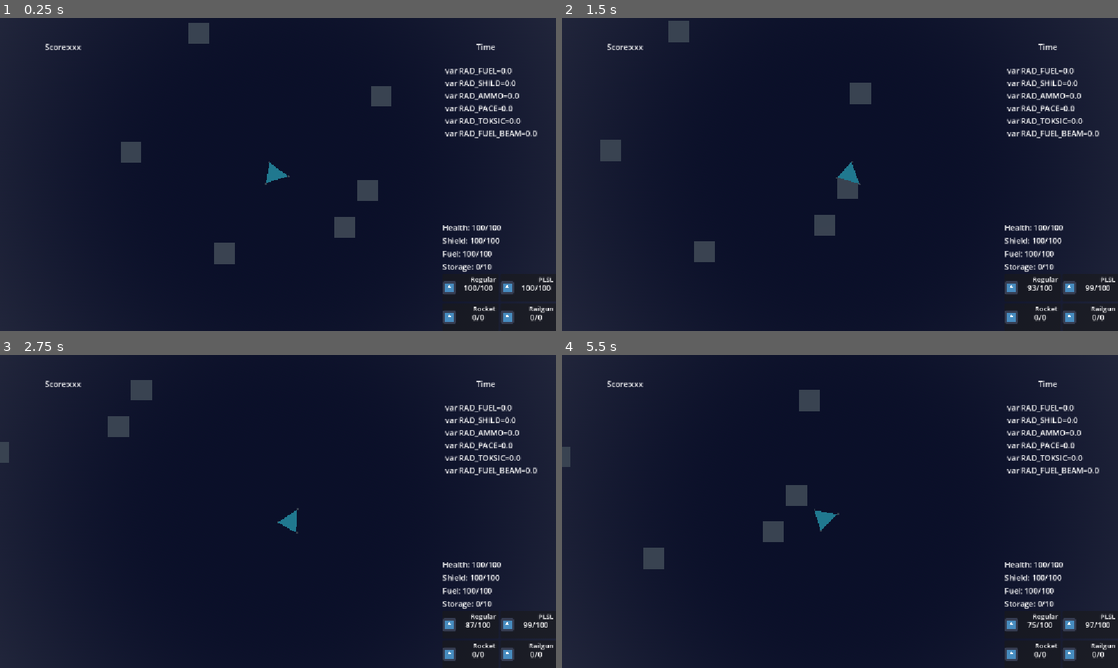
Above: before the commit, frames 1-4 (two rows, left to right).
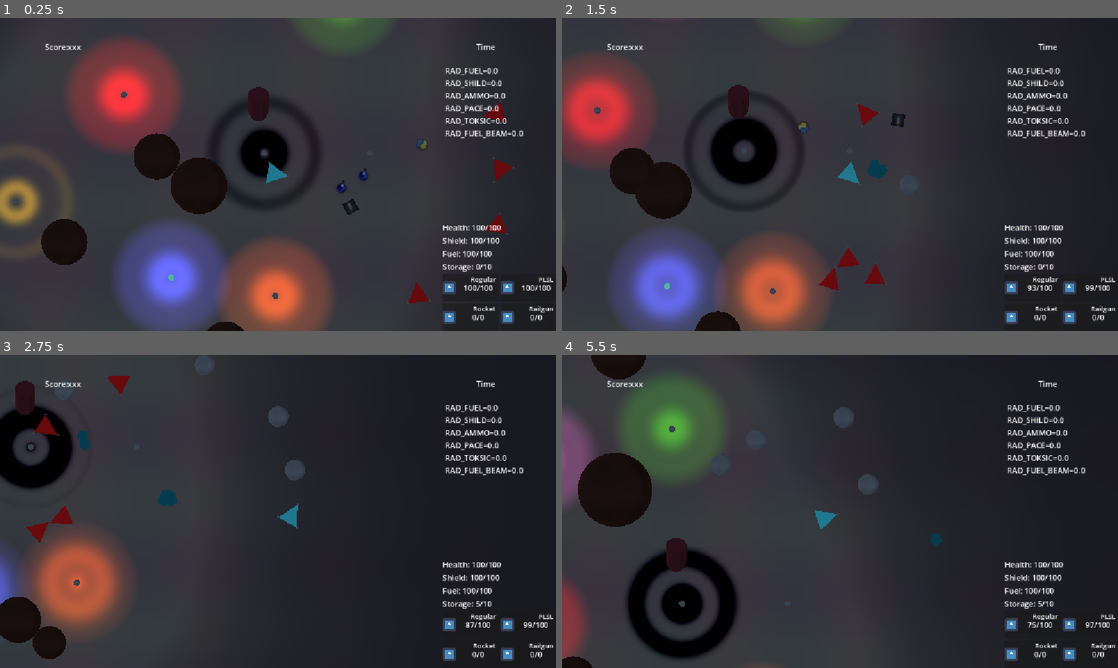
Above: after the commit, the same moments.

Repository: forklovee/SpaceJam2026
Game: Godot game, scene res://main.tscn
Same seed, same stepped clock (60 frames per second), same inputs: the game is played once before the commit and once after it. The engine's default icon, where the game draws it, is replaced by a stand-in: a white triangle on a blue panel in a dark square.
Inputs (mouse positions are in pixels of both pictures, inside the frame that each line leads up to):
- Up to frame 1 (0.25 s): no input
- Up to frame 2 (1.5 s): move the mouse to (962, 158) at 0.52 s; press the mouse at (962, 158) at 0.53 s; hold D (Right) 0.53-1.28 s; move the mouse to (728, 190) at 1.27 s; release the mouse at (728, 190) at 1.28 s; hold S (Down) from 1.28 s (still down); right-click (728, 190) at 1.35 s
- Up to frame 3 (2.75 s): move the mouse to (333, 442) at 2.02 s; release S (Down) at 2.03 s; press the mouse at (333, 442) at 2.03 s; hold D (Right) from 2.03 s (still down)
- Up to frame 4 (5.5 s): move the mouse to (812, 574) at 2.77 s; release D (Right) at 2.78 s; release the mouse at (812, 574) at 2.78 s; hold W (Up) 2.78-3.53 s; right-click (812, 574) at 2.85 s; move the mouse to (1006, 558) at 3.52 s; press the mouse at (1006, 558) at 3.53 s; hold A (Left) 3.53-5.03 s; move the mouse to (673, 464) at 4.27 s; release the mouse at (673, 464) at 4.28 s; right-click (673, 464) at 4.35 s; move the mouse to (867, 511) at 5.02 s; press the mouse at (867, 511) at 5.03 s; hold S (Down) from 5.03 s (still down)

The runs differ from the first frame. In frame 1, 81% of the frame differs, in the area x 0-97%, y 0-100%; in frame 2, 71%; in frame 3, 50%; in frame 4, 61%.
Error before the commit: Assertion failed. (res://Singleton/game.gd:26)

Commit message:
Small print nervousness removed

Diff:
--- a/AI/EnemyController.gd
+++ b/AI/EnemyController.gd
@@ -85,7 +85,6 @@
 
 		var distance_ratio: float = clamp(avg_distance_to_bodies/max_sight_range, 0.0, 1.0)
 		nervousness = clamp(lerp(nervousness, nervousness+distance_ratio, 0.5*delta), 0.0, 1.0)
-		print(nervousness)
 	else:
 		nervousness = lerp(nervousness, 0.0, delta)
 
--- a/Level/level.tscn
+++ b/Level/level.tscn
@@ -9,10 +9,12 @@
 [ext_resource type="PackedScene" uid="uid://c6mo1qdt786aw" path="res://Objects/Planet/planet.tscn" id="6_q47le"]
 [ext_resource type="PackedScene" uid="uid://cmcwrxxhrlkj3" path="res://Objects/Base/Base.tscn" id="7_d6qko"]
 [ext_resource type="Script" uid="uid://c4pkp6t5soa0b" path="res://Level/enemy_respawn.gd" id="8_i5g78"]
+[ext_resource type="Script" path="res://Level/player_respawn.gd" id="8_q47le"]
 [ext_resource type="PackedScene" uid="uid://wlwqk6cwxjmn" path="res://Objects/Crystal/CristalTypes/cristal_lua.tscn" id="8_wqlfs"]
 [ext_resource type="PackedScene" uid="uid://b1n61jmdup3bb" path="res://Objects/Crystal/CristalTypes/cristal_pas.tscn" id="9_py82k"]
 [ext_resource type="PackedScene" uid="uid://cdyvodqui4521" path="res://Objects/Crystal/CristalTypes/cristal_py.tscn" id="10_py82k"]
 [ext_resource type="PackedScene" uid="uid://bclhb4dyt4q6o" path="res://Ship/EnemyShip/base_enemy_ship.tscn" id="11_1teg4"]
+[ext_resource type="PackedScene" uid="uid://dm0bccipgvts3" path="res://Player/Camera/player_camera.tscn" id="14_dx36h"]
 
 [sub_resource type="SphereMesh" id="SphereMesh_7dm0k"]
 
@@ -80,7 +82,7 @@
 shader = SubResource("Shader_0xm2m")
 shader_parameter/albedo = Color(0.08627451, 0.08627451, 0.11372549, 1)
 shader_parameter/scale = 100.0
-shader_parameter/stars = PackedVector2Array(-0.2955556, 5.8263283, -5.2654057, 4.834378, 3.3067617, -8.424185, -2.834095, -10.553265, -0.651775, -1.0171165, -7.3141007, -3.9872112, -12.602741, 1.0127888, -0.651775, 24.829266, 1.4487365, 32.970505, 6.781491, 15.236544, 0, 0, 0, 0)
+shader_parameter/stars = PackedVector2Array(-0.2955556, 5.8263283, -5.2654057, 4.834378, 3.3067617, -8.424185, -2.834095, -10.553265, -0.651775, -1.0171165, -7.3141007, -3.9872112, -12.602741, 1.0127888, -0.651775, 24.829266, 7.752747, 24.585144, -8.358906, 15.454754, 0, 0, 0, 0)
 shader_parameter/stars_color = PackedVector3Array(0.9196297, 0.25485146, 1.92523e-07, 0.24118897, 0.2929656, 1, 0.13692 …(229 unchanged characters)…
 shader_parameter/stars_ani = PackedInt32Array(0, 0, 0, 0, 1, 0, 1, 1, 0, 1, 0, 0)
 
@@ -106,7 +108,7 @@
 neg = true
 
 [node name="star_f" type="MeshInstance3D" parent="star5" unique_id=1891473443]
-transform = Transform3D(-0.6366022, 0, 0.7703513, 0, 0.9999998, 0, -0.7703513, 0, -0.6366022, -20.715414, 0, -18.822462)
+transform = Transform3D(-0.9644346, 0, -0.26179034, 0, 0.9999998, 0, 0.26179034, 0, -0.9644346, -20.715414, 0, -18.822462)
 mesh = SubResource("SphereMesh_7dm0k")
 script = ExtResource("1_jglls")
 color = Color(0.13692334, 0.5227604, 4.813075e-07, 1)
@@ -121,7 +123,7 @@
 rot = 0.065
 
 [node name="star2" type="MeshInstance3D" parent="star5" unique_id=1066390521]
-transform = Transform3D(0.81147933, 0, -0.58418816, 0, 0.99999994, 0, 0.58418816, 0, 0.81147933, 15.154943, 0, 19.673292)
+transform = Transform3D(-0.028332772, 0, 0.9994849, 0, 0.99999994, 0, -0.9994849, 0, -0.028332772, 15.154943, 0, 19.673292)
 mesh = SubResource("SphereMesh_7dm0k")
 surface_material_override/0 = SubResource("StandardMaterial3D_0xm2m")
 script = ExtResource("1_jglls")
@@ -141,7 +143,7 @@
 rot = 0.065
 
 [node name="star3" type="MeshInstance3D" parent="star5" unique_id=1862060780]
-transform = Transform3D(0.6406604, 0, 0.7663512, 0, 0.9999998, 0, -0.7663512, 0, 0.6406604, 22.406221, 0, 4.4194813)
+transform = Transform3D(-0.047200505, 0, -0.99773085, 0, 0.9999998, 0, 0.99773085, 0, -0.047200505, 22.406221, 0, 4.4194813)
 mesh = SubResource("SphereMesh_7dm0k")
 script = ExtResource("1_jglls")
 color = Color(0.9196297, 0.25485146, 1.92523e-07, 1)
@@ -155,7 +157,7 @@
 rot = 0.065
 
 [node name="star4" type="MeshInstance3D" parent="star5" unique_id=765289077]
-transform = Transform3D(-0.9979634, 0, 0.052321184, 0, 0.99999994, 0, -0.052321184, 0, -0.9979634, -32.594826, 0, -0.7099037)
+transform = Transform3D(0.07894691, 0, -0.99620414, 0, 0.99999994, 0, 0.99620414, 0, 0.07894691, -32.594826, 0, -0.7099037)
 mesh = SubResource("SphereMesh_7dm0k")
 script = ExtResource("1_jglls")
 color = Color(0.7621092, 0.26604587, 0.6329997, 1)
@@ -169,7 +171,7 @@
 rot = 0.065
 
 [node name="star5" type="MeshInstance3D" parent="star5" unique_id=566852442]
-transform = Transform3D(0.8348872, 0, 0.549437, 0, 0.99999976, 0, -0.549437, 0, 0.8348872, -15.021837, 0, 19.11321)
+transform = Transform3D(0.93499386, 0, -0.35309154, 0, 0.99999976, 0, 0.35309154, 0, 0.93499386, -15.021837, 0, 19.11321)
 mesh = SubResource("SphereMesh_7dm0k")
 script = ExtResource("1_jglls")
 color = Color(1, 0, 0, 1)
@@ -183,7 +185,7 @@
 rot = 0.065
 
 [node name="star6" type="MeshInstance3D" parent="star5" unique_id=1373520543]
-transform = Transform3D(-0.95665735, 0, -0.29320982, 0, 0.99999976, 0, 0.29320982, 0, -0.95665735, -3.1681757, 0, 40.274826)
+transform = Transform3D(0.99810404, 0, 0.070651986, 0, 0.99999976, 0, -0.070651986, 0, 0.99810404, -3.1681757, 0, 40.274826)
 mesh = SubResource("SphereMesh_7dm0k")
 script = ExtResource("1_jglls")
 color = Color(0.95807534, 0.63139933, 1.1551381e-06, 1)
@@ -198,7 +200,7 @@
 rot = 0.065
 
 [node name="star6" type="MeshInstance3D" parent="." unique_id=657441473]
-transform = Transform3D(-0.251146, 0, 0.16480744, 0, 0.3, 0, -0.16480744, 0, -0.251146, -0.651775, 0, 24.829266)
+transform = Transform3D(-0.21637125, 0, -0.20838407, 0, 0.3, 0, 0.20838407, 0, -0.21637125, -0.651775, 0, 24.829266)
 mesh = SubResource("SphereMesh_7dm0k")
 script = ExtResource("1_jglls")
 color = Color(1, 1, 1, 1)
@@ -345,3 +347,10 @@
 
 [node name="cristal4" parent="star7" unique_id=1646615569 instance=ExtResource("10_py82k")]
 transform = Transform3D(0.24420553, 0, 0.9695228, 0, 0.99999994, 0, -0.9695228, 0, 0.24420553, 4.5598955, 0.0813653, -6.9961495)
+
+[node name="SubViewport" type="SubViewport" parent="." unique_id=1902059578]
+size = Vector2i(400, 400)
+
+[node name="PlayerCamera" parent="SubViewport" unique_id=591022296 instance=ExtResource("14_dx36h")]
+transform = Transform3D(1, 0, 0, 0, -4.371139e-08, 1, 0, -1, -4.371139e-08, 0, 0.8273735, 9.134518)
+size = 66.68003
